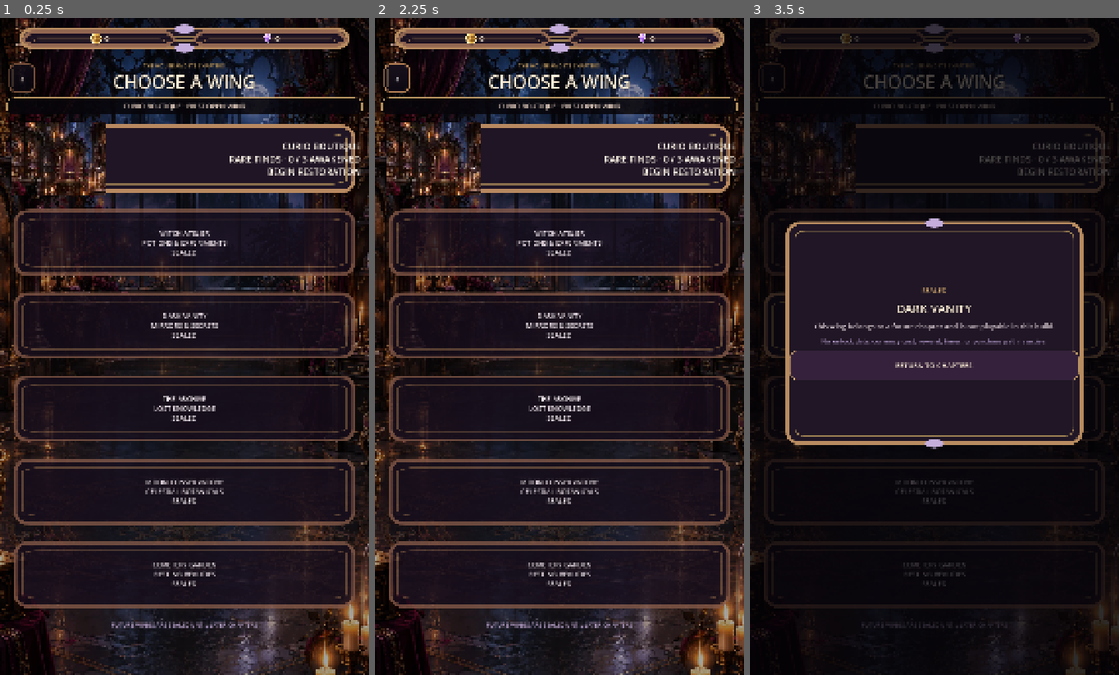
Above: before the commit, frames 1-3 (left to right).
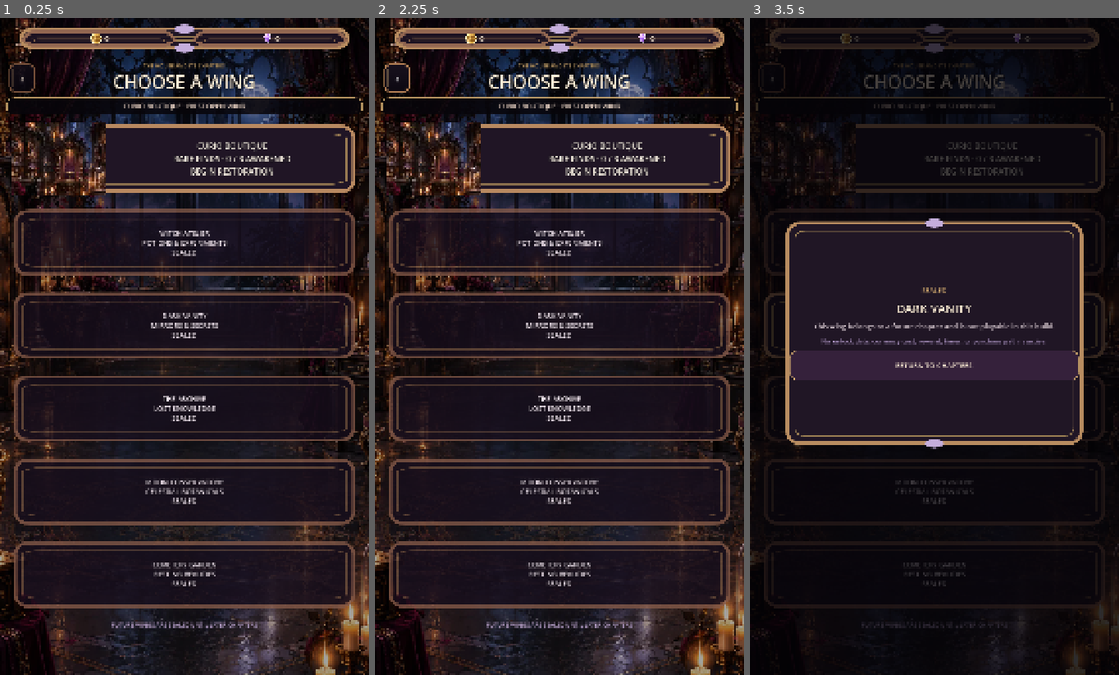
Above: after the commit, the same moments.

Repository: Jay-prodesign/akilta-match3
Game: Godot game, scene res://src/ui/map/chapter_select.tscn
Same seed, same stepped clock (60 frames per second), same inputs: the game is played once before the commit and once after it. This scene is started directly instead of the project's main scene.
Inputs:
- Up to frame 1 (0.25 s): no input
- Up to frame 2 (2.25 s): click "CURIO BOUTIQUE RARE FINDS · 0…" at 0.5 s; click "CURIO BOUTIQUE RARE FINDS · 0…" at 1.25 s; click "‹" at 2 s
- Up to frame 3 (3.5 s): click "DARK VANITY MIRRORS & SECRETS…" at 2.75 s

The runs differ from the first frame. In frame 1, 1.0% of the frame differs, in the area x 47-98%, y 18-24%; in frame 2, 1.0%; in frame 3, 0.6%.

Commit message:
Separate current wing copy from chapter hit target

Diff:
--- a/src/ui/map/chapter_select.gd
+++ b/src/ui/map/chapter_select.gd
@@ -33,6 +33,7 @@
 @onready var _back: Button = $Layout/ChapterHeader/HeaderBack
 @onready var _current: Button = $Layout/ChapterGrid/CurioBoutiqueButton
 @onready var _current_art: TextureRect = $Layout/ChapterGrid/CurioBoutiqueButton/CurrentWingArtwork
+@onready var _current_copy: Label = $Layout/ChapterGrid/CurioBoutiqueButton/CurrentWingCopy
 @onready var _witch_atelier: Button = $Layout/ChapterGrid/Chapter_witch_atelier
 @onready var _dark_vanity: Button = $Layout/ChapterGrid/Chapter_dark_vanity
 @onready var _archive: Button = $Layout/ChapterGrid/Chapter_archive
@@ -59,7 +60,6 @@
 
 	ProductionChrome.apply_action_button(_back, "utility", "chapter_back")
 	ProductionChrome.apply_interactive_button(_current, true, "chapter_current")
-	_current.alignment = HORIZONTAL_ALIGNMENT_RIGHT
 	_back.pressed.connect(func(): back_requested.emit())
 	_current.pressed.connect(func(): chapter_requested.emit("curio_boutique"))
 
@@ -131,18 +131,18 @@
 	var state := "first_wing_open"
 	if opening_complete:
 		state = "current_complete"
-		_current.text = "CURIO BOUTIQUE\nRARE FINDS · RESTORED 3 / 3\nREVISIT RITUALS"
+		_current_copy.text = "CURIO BOUTIQUE\nRARE FINDS · RESTORED 3 / 3\nREVISIT RITUALS"
 		_current.tooltip_text = "Curio Boutique · first cabinet set restored · Levels 1–3 replayable"
 		_chapter_summary.text = "CURIO BOUTIQUE RESTORED · REVISIT RITUALS"
 		_lock_reason.text = "FIVE WINGS SEALED · FUTURE CHAPTERS"
 	elif completed > 0:
 		state = "current_partial"
-		_current.text = "CURIO BOUTIQUE\nRARE FINDS · %d / %d AWAKENED\nCONTINUE RESTORATION" % [completed, OPENING_LEVEL_COUNT]
+		_current_copy.text = "CURIO BOUTIQUE\nRARE FINDS · %d / %d AWAKENED\nCONTINUE RESTORATION" % [completed, OPENING_LEVEL_COUNT]
 		_current.tooltip_text = "Curio Boutique · %d / %d opening displays awakened" % [completed, OPENING_LEVEL_COUNT]
 		_chapter_summary.text = "CURIO BOUTIQUE · %d / %d DISPLAYS AWAKENED" % [completed, OPENING_LEVEL_COUNT]
 		_lock_reason.text = "RESTORE THE CURRENT WING · FUTURE WINGS STAY SEALED"
 	else:
-		_current.text = "CURIO BOUTIQUE\nRARE FINDS · 0 / 3 AWAKENED\nBEGIN RESTORATION"
+		_current_copy.text = "CURIO BOUTIQUE\nRARE FINDS · 0 / 3 AWAKENED\nBEGIN RESTORATION"
 		_current.tooltip_text = "Curio Boutique · opening rituals · Levels 1–3"
 		_chapter_summary.text = "CURIO BOUTIQUE · FIRST OPEN WING"
 		_lock_reason.text = "FUTURE WINGS ARE SEALED UNTIL LATER CHAPTERS"
@@ -192,7 +192,7 @@
 		"current_wing_art_subordinate": _current_art != null and _current_art.anchor_right <= 0.31,
 		"asset_backed_wing_rows": [_current, _witch_atelier, _dark_vanity, _archive, _moon_conservatory, _cemetery_garden].all(func(button): return button.get_theme_stylebox("normal") is StyleBoxTexture),
 		"asset_backed_header_back": _back != null and _back.get_theme_stylebox("normal") is StyleBoxTexture and String(_back.get_meta("production_chrome_kind", "")) == "action_utility_chapter_back",
-		"current_copy_clears_thumbnail": _current != null and _current.alignment == HORIZONTAL_ALIGNMENT_RIGHT,
+		"current_copy_clears_thumbnail": _current != null and _current.text == "" and _current_copy != null and _current_copy.anchor_left >= 0.30 and _current_copy.anchor_right <= 0.97 and _current_copy.get_theme_font_size("font_size") <= 24,
 		"runtime_style_factory": false,
 	}
 
--- a/src/ui/map/chapter_select.tscn
+++ b/src/ui/map/chapter_select.tscn
@@ -226,8 +226,26 @@
 theme_override_styles/hover = SubResource("CurrentHover")
 theme_override_styles/pressed = SubResource("CurrentHover")
 theme_override_styles/focus = SubResource("CurrentHover")
-text = "CURIO BOUTIQUE"
-alignment = 1
+text = ""
+alignment = 1
+
+[node name="CurrentWingCopy" type="Label" parent="Layout/ChapterGrid/CurioBoutiqueButton"]
+layout_mode = 1
+anchor_left = 0.31
+anchor_top = 0.12
+anchor_right = 0.96
+anchor_bottom = 0.88
+grow_horizontal = 2
+grow_vertical = 2
+mouse_filter = 2
+theme_override_colors/font_color = Color(1, 0.969, 0.914, 1)
+theme_override_colors/font_outline_color = Color(0.02, 0.014, 0.028, 0.96)
+theme_override_constants/outline_size = 3
+theme_override_font_sizes/font_size = 24
+text = "CURIO BOUTIQUE\nRARE FINDS · 0 / 3 AWAKENED\nBEGIN RESTORATION"
+horizontal_alignment = 1
+vertical_alignment = 1
+autowrap_mode = 2
 
 [node name="CurrentWingArtwork" type="TextureRect" parent="Layout/ChapterGrid/CurioBoutiqueButton"]
 layout_mode = 1
--- a/tests/integration/test_chapter_select_states.gd
+++ b/tests/integration/test_chapter_select_states.gd
@@ -22,7 +22,8 @@
 	await process_frame
 	_expect(screen.chapter_state("curio_boutique") == "first_wing_open", "fresh S02 must expose first_wing_open")
 	var current: Button = screen.get_chapter_button("curio_boutique")
-	_expect(current != null and current.text.contains("RARE FINDS") and current.text.contains("0 / 3 AWAKENED") and current.text.contains("BEGIN RESTORATION"), "fresh current wing copy")
+	var current_copy := screen.get_node_or_null("Layout/ChapterGrid/CurioBoutiqueButton/CurrentWingCopy") as Label
+	_expect(current != null and current_copy != null and current_copy.text.contains("RARE FINDS") and current_copy.text.contains("0 / 3 AWAKENED") and current_copy.text.contains("BEGIN RESTORATION"), "fresh current wing copy")
 	_expect(screen.has_method("chapter_visual_contract"), "S02 must expose its current-wing visual contract")
 	if screen.has_method("chapter_visual_contract"):
 		var visual_contract: Dictionary = screen.chapter_visual_contract()
@@ -82,7 +83,7 @@
 	screen.set_progress(partial)
 	await process_frame
 	_expect(screen.chapter_state("curio_boutique") == "current_partial", "2/3 S02 must expose current_partial")
-	_expect(current.text.contains("RARE FINDS") and current.text.contains("2 / 3 AWAKENED") and current.text.contains("CONTINUE RESTORATION"), "partial current-wing CTA truth")
+	_expect(current_copy.text.contains("RARE FINDS") and current_copy.text.contains("2 / 3 AWAKENED") and current_copy.text.contains("CONTINUE RESTORATION"), "partial current-wing CTA truth")
 	var resource_coin: Label = screen.get_node_or_null("ResourceBar/Resources/CoinResourceChip/HBoxContainer/CoinResource") as Label
 	if resource_coin == null:
 		resource_coin = screen.find_child("CoinResource", true, false) as Label
@@ -95,7 +96,7 @@
 	screen.set_progress(complete)
 	await process_frame
 	_expect(screen.chapter_state("curio_boutique") == "current_complete", "3/3 S02 must expose current_complete")
-	_expect(current.text.contains("RARE FINDS") and current.text.contains("RESTORED 3 / 3") and current.text.contains("REVISIT RITUALS"), "complete current-wing replay truth")
+	_expect(current_copy.text.contains("RARE FINDS") and current_copy.text.contains("RESTORED 3 / 3") and current_copy.text.contains("REVISIT RITUALS"), "complete current-wing replay truth")
 	var lock_reason: Label = screen.get_node_or_null("Layout/LockReason")
 	_expect(lock_reason != null and lock_reason.text.contains("FIVE WINGS SEALED"), "completed S02 must keep future-wing lock reason truthful")
 
